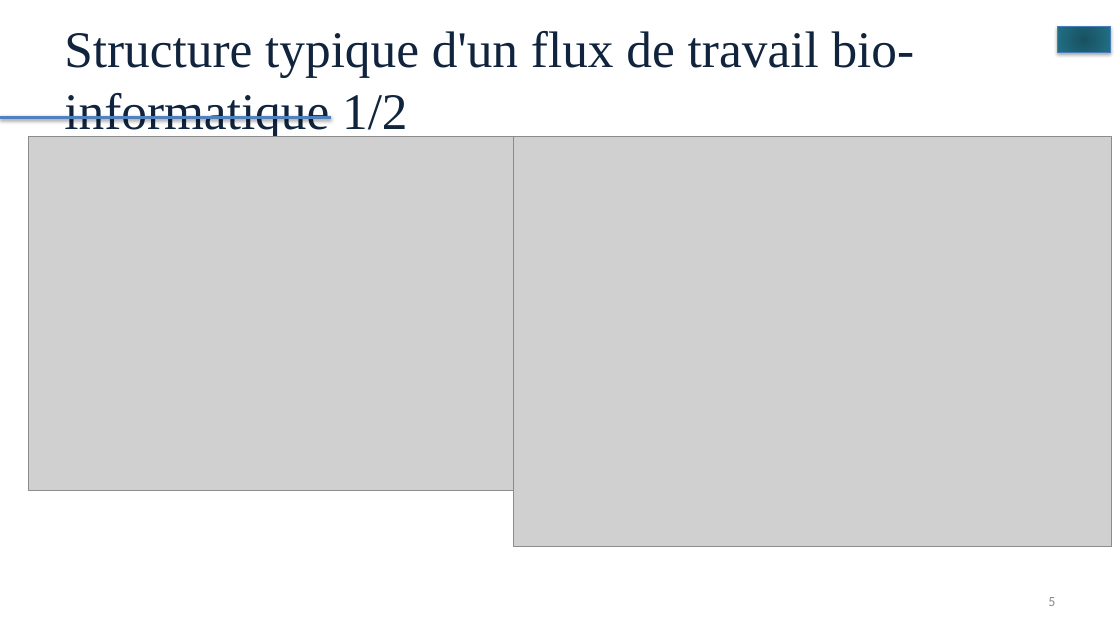
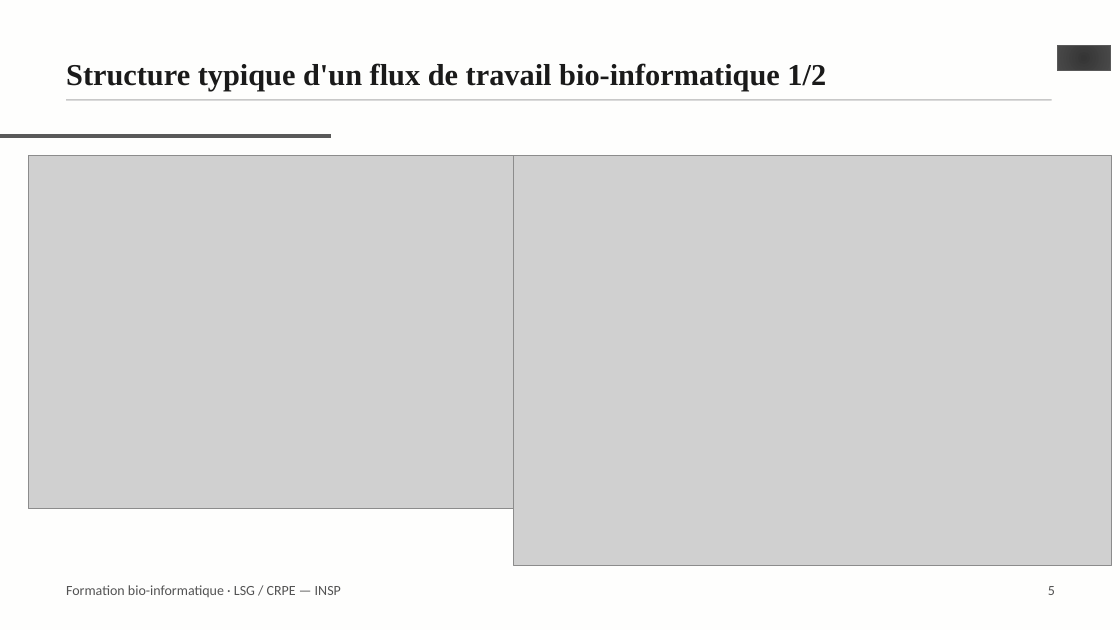
Before and after one commit to Hadji-gid/formation-bioinfo-sgq, a slide deck: slide 5 of diapositives/00_workflow_bioinformatique.pptx. Drawn at 1120x630 pixels with LibreOffice and Linux fonts; fonts in the diff are those of the drawing; grey boxes stand for pictures. Boxes give left, top, right and bottom in pixels: in the first picture for what was removed or moved away, otherwise in the second. Text is boxed around its words. In the diff, an @@ line names an element or a change of style, - is before the commit and + after.

Commit message:
diapositives: reporter le module 0 sur le gabarit commun
Les 27 planches sont reconstruites dans ressources/gabarit.pptx, et non
plus dans le masque d'origine : mêmes dispositions, même page de titre au
logo INSP, même filet gris sous le titre, même bas de page numéroté que
les modules 1 à 5. Les 34 images — organigrammes, captures de terminal,
exemples de formats — sont reportées à leur position, décalées vers le bas
lorsqu'elles passaient sous le filet.

```diff
--- a/diapositives/00_workflow_bioinformatique.pptx
+++ b/diapositives/00_workflow_bioinformatique.pptx
@@ background #FFFFFF to #FEFEFD @@
@@ 2 pictures, 1 line, 1 math minus moved together from (x1=0, y1=0, x2=1120, y2=547) to (x1=0, y1=4, x2=1120, y2=566) @@
@@ math minus at (x1=1049, y1=4, x2=1120, y2=112): fill gradient #185261 to #23748A to #298AA3 to gradient #363636 to #4D4D4D to #5C5C5C; outline #4B7EBC 0.75 pt to #595959 0.5 pt; shadow off @@
@@ title "Structure typique d'un flux de ..." moved from (x1=64, y1=31, x2=915, y2=139) to (x1=66, y1=63, x2=826, y2=91) @@
@@ title "Structure typique d'un flux de ..." at (x1=66, y1=63, x2=826, y2=91): size 44 to 26 pt, text colour #0F243E to #1A1A1A, bold on; line spacing 1 to 1.15; vertical alignment middle to top @@
@@ rectangle added at (x1=66, y1=99, x2=1052, y2=101), fill #C8C8C8 @@
@@ line (0, 136) - (332, 136): stroke #4F81BD 3 pt to #595959 3 pt @@
@@ text added at (x1=66, y1=585, x2=341, y2=597), 12 pt, text #535353 @@
+Formation bio-informatique · LSG / CRPE — INSP
@@ text "5" moved from (x1=1048, y1=597, x2=1055, y2=606) to (x1=1048, y1=586, x2=1055, y2=595) @@
@@ text "5" at (x1=1048, y1=586, x2=1055, y2=595): text colour #8C8C8C to #535353; line spacing 1 to 1.15; vertical alignment middle to top @@
```
Also in this commit, not shown: 25 other slides changed, 1 slide added, 1 slide removed, 1 other file.
